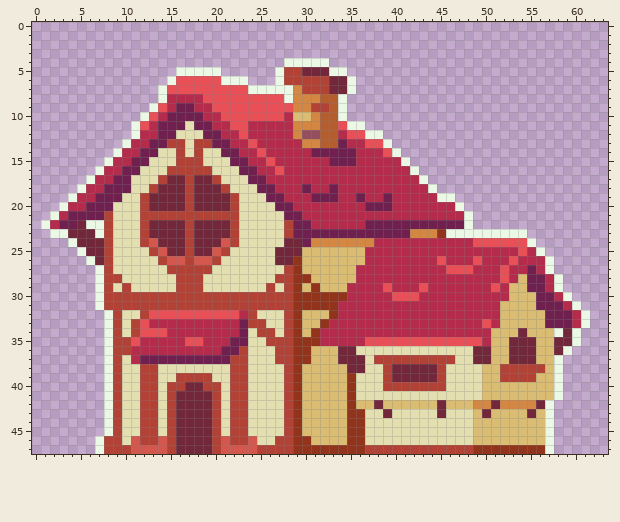
Pixel-art file -- Assets/Sprites/houses.aseprite. The first picture shows the starting point.
64x48 pixels, 1 frame.
After:
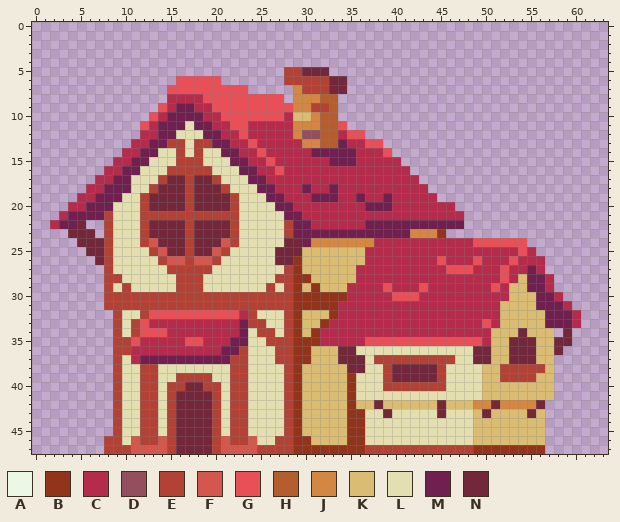
Palette (. is transparent): A #ecf8e6  B #92341c  C #b52b4b  D #944f5f  E #b24235  F #d3574d  G #e84f57  H #b45e30  J #d48742  K #dabc73  L #e4dfb1  M #70204f  N #72273b
The edit:
layer "human house/outline" now hidden
Colour A is removed in row 4 at x 28 to 32; in row 5 at x 16 to 20, 27 and 33 to 34; in row 6 at x 15, 21 to 23, 27 and 35; in row 7 at x 14, 24 to 28 and 35; in row 8 at x 14, 28 and 34; in row 9 at x 13 and 34.
Colour A is removed in row 10 at x 12 and 34; in row 11 at x 11 and 35 to 36; in row 12 at x 11 and 37 to 38; in row 13 at x 10 and 39; in row 14 at x 9 and 40; in row 15 at x 8 and 41.
Colour A is removed in row 16 at x 7 and 42; in row 17 at x 6 and 43; in row 18 at x 5 and 44; in row 19 at x 4 and 45 to 46; in row 20 at x 3 and 47; in row 21 at x 2 and 48.
Colour A is removed in row 22 at x 1, 6 to 7 and 48; in row 23 at x 2 to 3, 7 and 46 to 54; in row 24 at x 4 and 55; in row 25 at x 5 and 56; in row 26 at x 6 and 57; in row 27 at x 7 and 57.
Colour A is removed in rows 28 to 29 at x 7 and 58; in row 30 at x 7 and 59; in row 31 at x 7 and 60; in rows 32 to 33 at x 8 and 61; in row 34 at x 8, 58 and 60; in row 35 at x 8 and 60.
Colour A is removed in row 36 at x 8 and 59; in rows 37 to 41 at x 8 and 58; in rows 42 to 45 at x 8 and 57; in rows 46 to 47 at x 7 and 57.
Where, in picture pixels (left, top, right, bottom), the same in both pictures:
erased: (41, 58, 590, 454)
